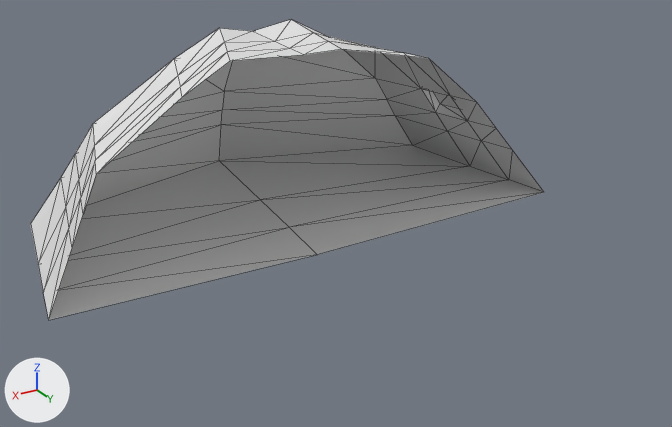
One commit to the glTF model assets/Models/slime/slime.glb: the scene before it, then after it.
The view is the same before and after, from a 50 mm lens placed at (5.57, 10.43, 4.24), pointed at (-0.49, 0.33, -0.81). Lighting does not change. The marker at lower left points along +X, +Y and +Z. Mesh edges are drawn as thin lines. Vertices at the same position are counted once.
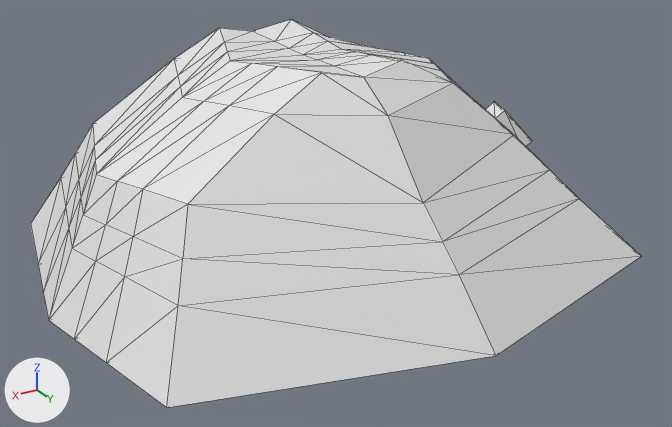
What the commit changed:
me_plane is used by ob_plane; location (0.0, 0.0, 0.0).
me_plane had 64 vertices, 112 faces and spanned x -4.67..3.44, y -3.7..0.0, z -1.54..1.52.
me_plane now has 114 vertices, 224 faces and spans x -4.67..3.44, y -3.7..3.7, z -1.54..1.52.
Part 1, on me_plane:
50 vertices are added at x -4.49..3.32, y 0.35..3.7, z -1.48..1.52.
112 new faces join them.

Pixel boxes (x1, y1, x2, y2) of what changed, in the pictures (672 x 427 px):
'Plane', reshaped (19% wider, 29% taller)
    before: (31, 20, 544, 320)
    after: (31, 20, 641, 408)
part 1 of me_plane, added
    after: (49, 49, 641, 408)
